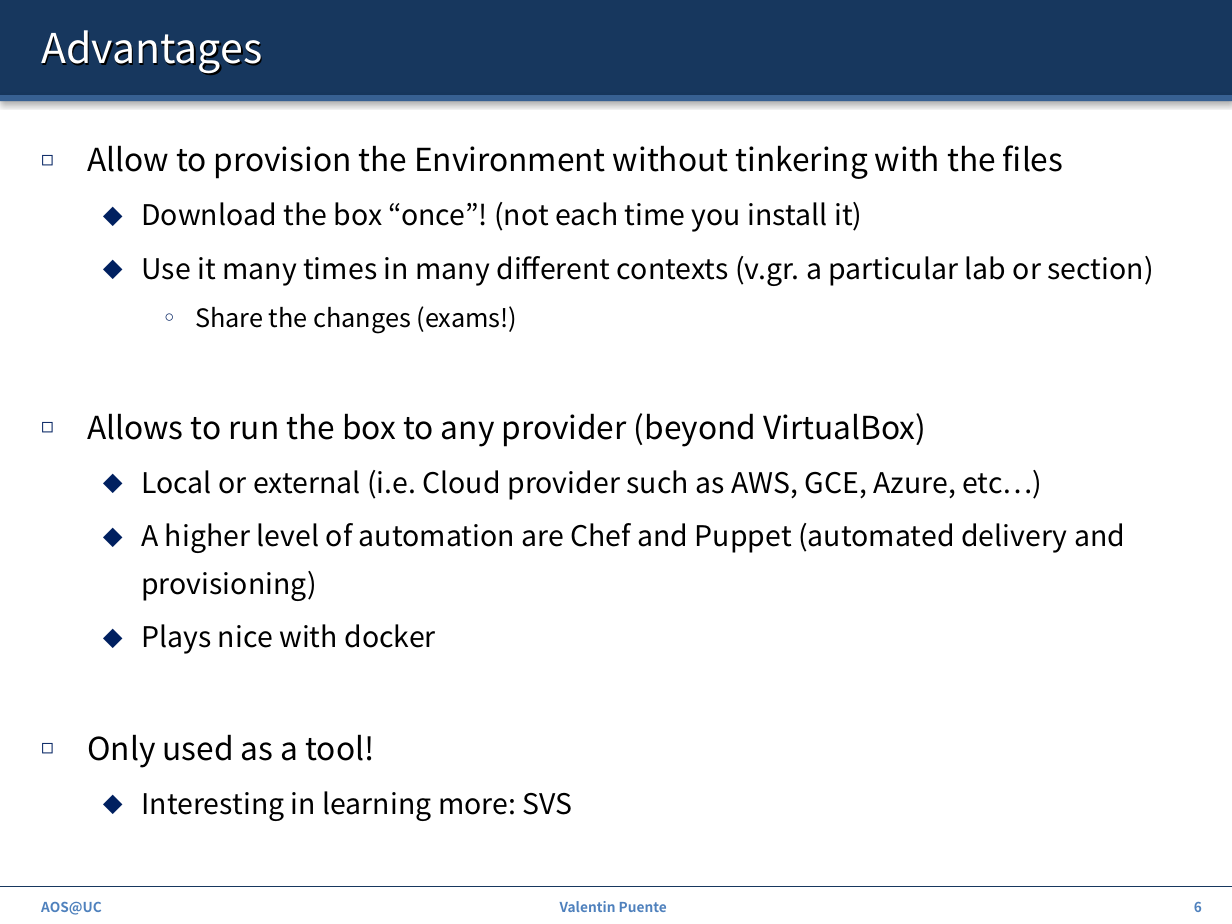
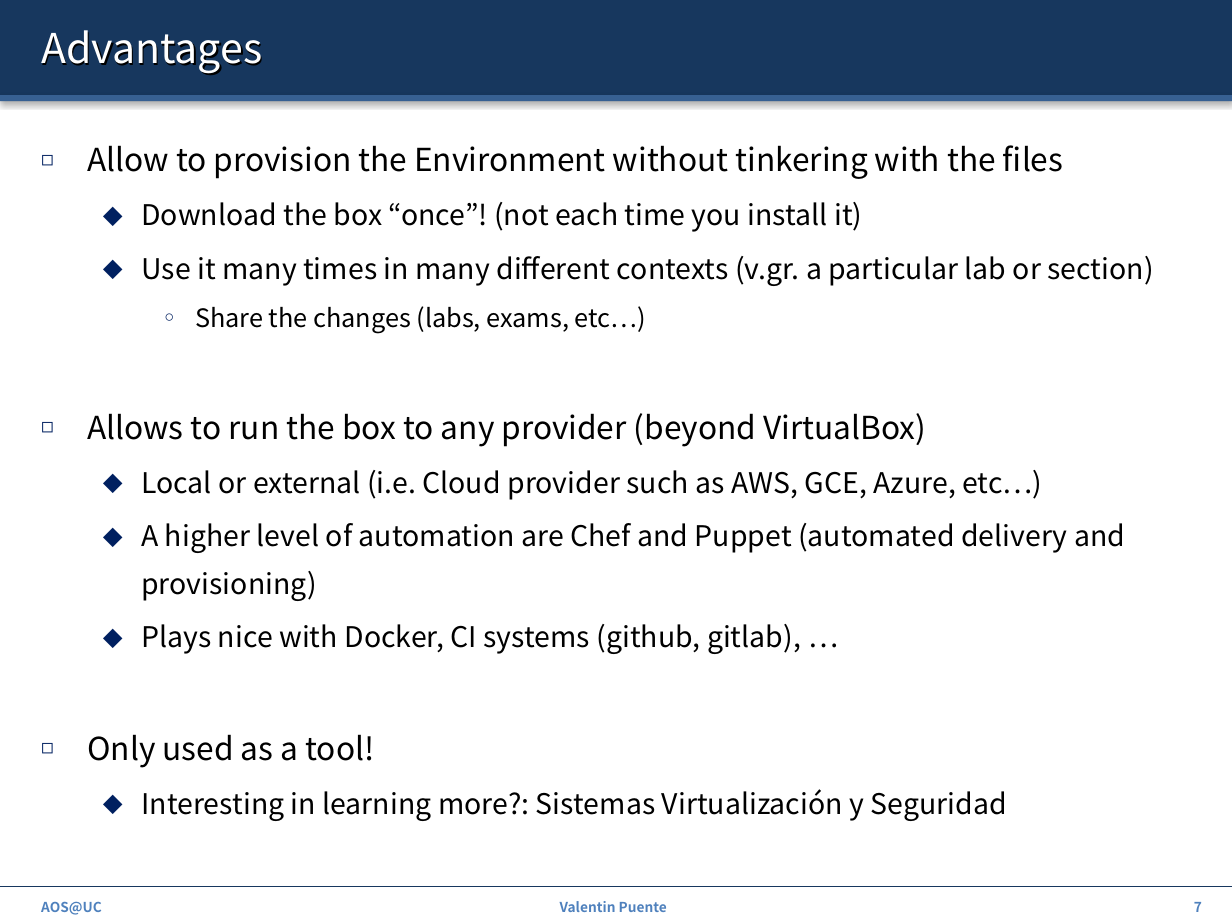
Before and after one commit to ZdravkoDimitrovArnaudov/AOS-XV6-RISCV, a slide deck: slide 7 of 00_Intro.pptx (slide 6 before the commit). Drawn at 1232x924 pixels with LibreOffice and Linux fonts; fonts in the diff are those of the drawing. Boxes give left, top, right and bottom in pixels: in the first picture for what was removed or moved away, otherwise in the second. Text is boxed around its words. In the diff, an @@ line names an element or a change of style, - is before the commit and + after.

```diff
--- a/00_Intro.pptx
+++ b/00_Intro.pptx
@@ text at box(195, 306, 646, 334): text changed @@
-    ○ Share the changes (exams!)
+    ○ Share the changes (labs, exams, etc…)
@@ text at box(141, 624, 801, 654): text changed @@
-  ⬥ Plays nice with docker
+  ⬥ Plays nice with Docker, CI systems (github, gitlab), …
@@ text at box(141, 789, 1007, 821): text changed @@
-  ⬥ Interesting in learning more: SVS
+  ⬥ Interesting in learning more?: Sistemas Virtualización y Seguridad
@@ page number at box(1194, 902, 1202, 912): text changed @@
-6
+7
```
Also in this commit, not shown: 9 other slides changed, 5 slides added, 1 other file.
